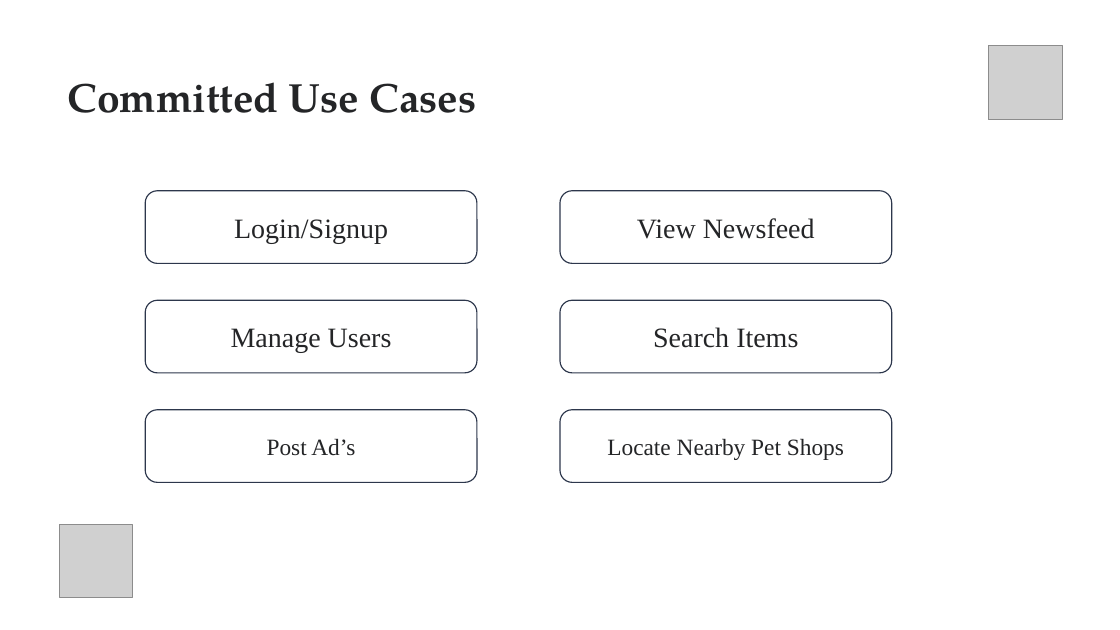
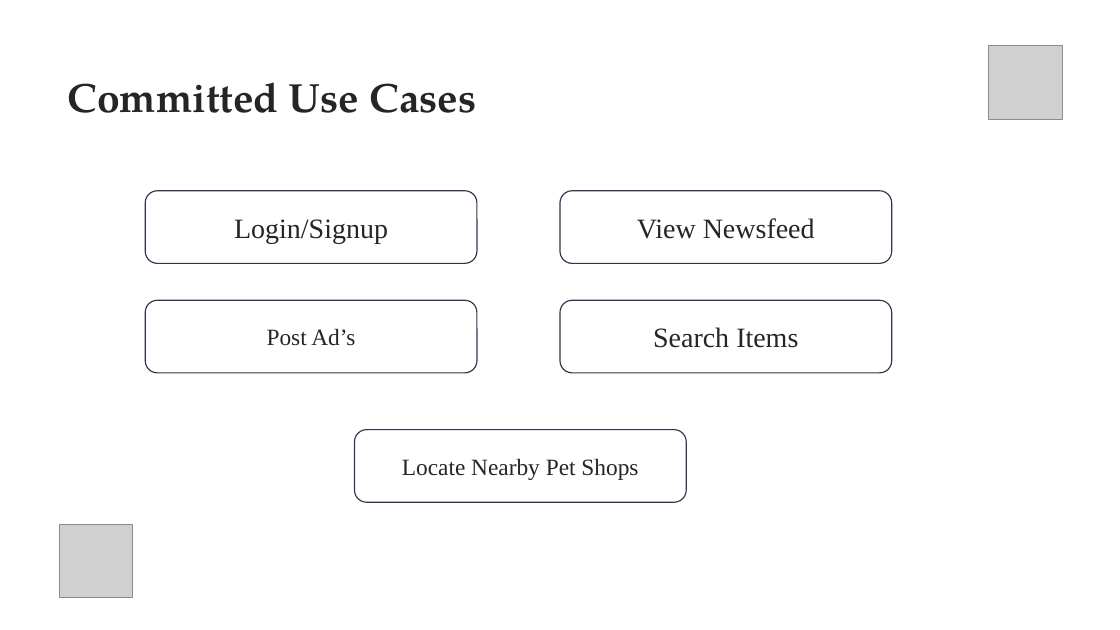
Before and after one commit to zyn10/FYP_1, a slide deck: slide 19 of PetBook.pptx. Drawn at 1120x630 pixels with LibreOffice and Linux fonts; fonts in the diff are those of the drawing; grey boxes stand for pictures. Boxes give left, top, right and bottom in pixels: in the first picture for what was removed or moved away, otherwise in the second. Text is boxed around its words. In the diff, an @@ line names an element or a change of style, - is before the commit and + after.

```diff
--- a/PetBook.pptx
+++ b/PetBook.pptx
@@ rounded rectangle "Post Ad’s": place and size @@
-rounded rectangle "Post Ad’s" at (145,410,477,482)
+rounded rectangle "Post Ad’s" at (145,300,477,372)
@@ rounded rectangle removed at (145,300,477,372) @@
-Manage Users
@@ rounded rectangle "Locate Nearby Pet Shops": place and size @@
-rounded rectangle "Locate Nearby Pet Shops" at (560,410,892,482)
+rounded rectangle "Locate Nearby Pet Shops" at (355,430,686,502)
```
Also in this commit, not shown: 7 other slides changed, 1 other file.
